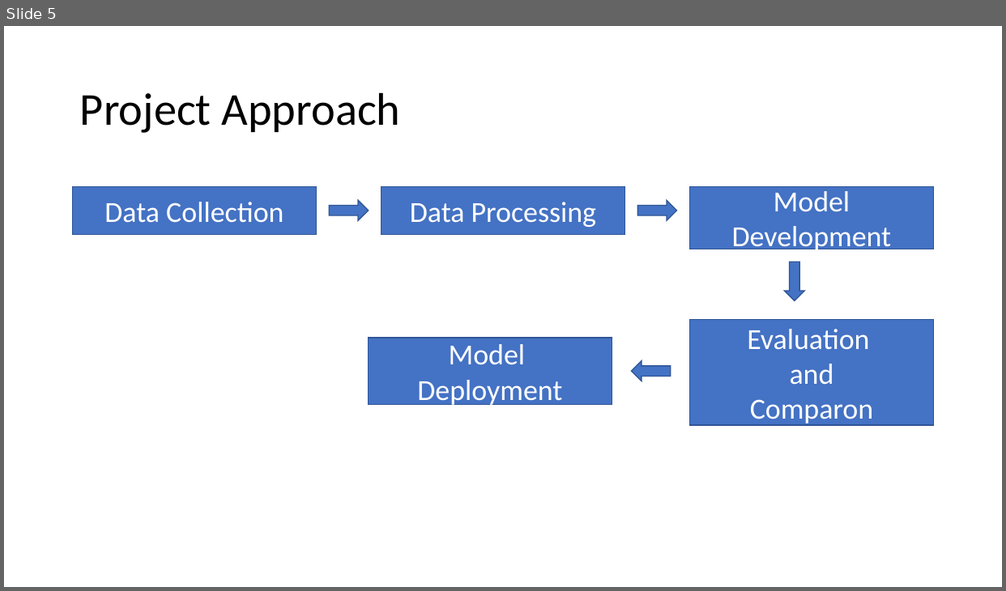
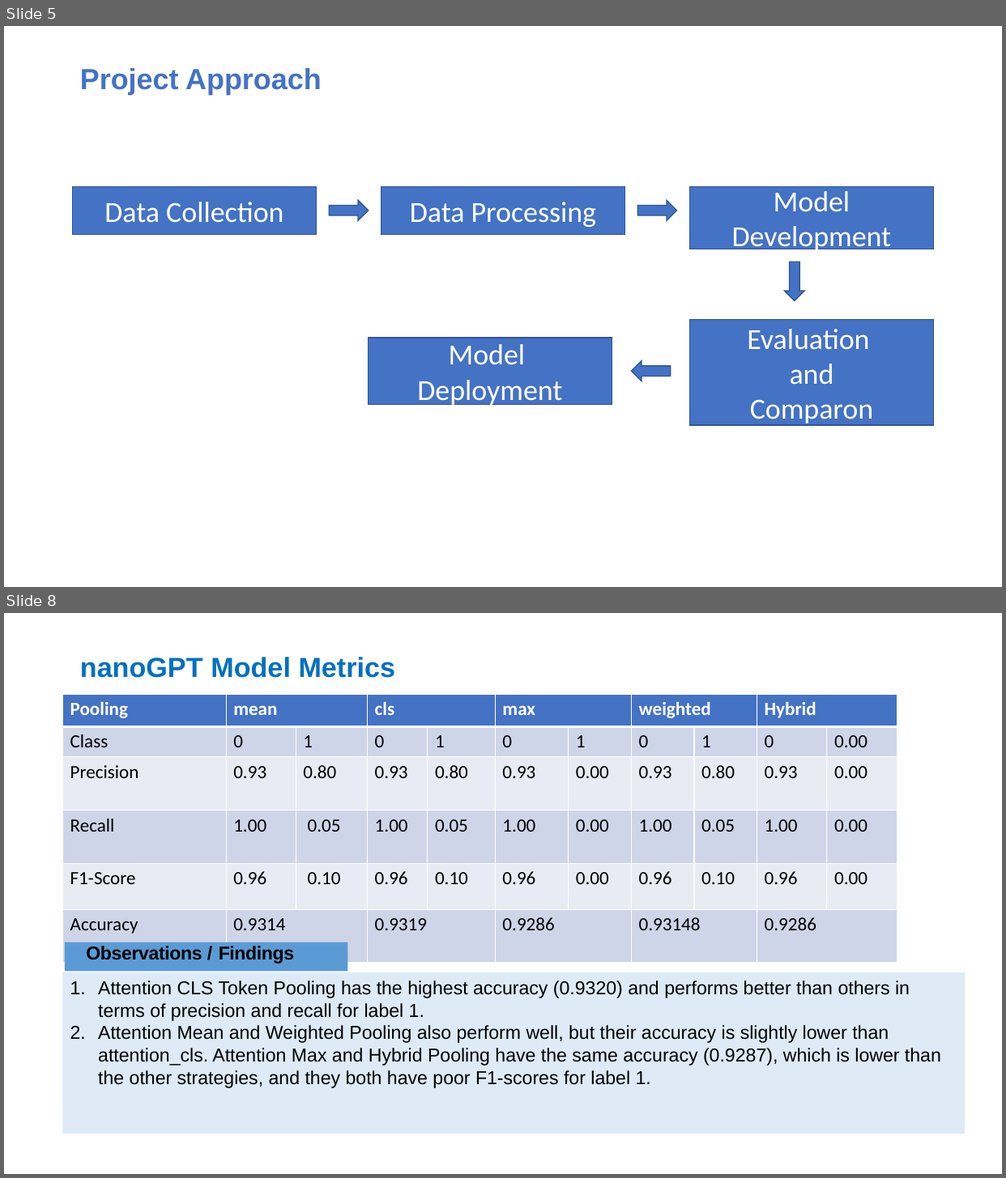
Before and after one commit to samson12193/xLSTM_Hate_Speech_Detector, a slide deck: Data Glacier Internship.pptx. Shown one above the other, each under a label of ours: slide 5 before the commit, slides 5 and 8 after it; the slides between them are not shown. The pictures are 1006x591 and 1006x1178 pixels, drawn with LibreOffice and Linux fonts; fonts in the diff are those of the drawing. Boxes give left, top, right and bottom in pixels: in the first picture for what was removed or moved away, otherwise in the second. Text is boxed around its words. In the diff, an @@ line names an element or a change of style, - is before the commit and + after.

```diff
--- a/Data Glacier Internship.pptx
+++ b/Data Glacier Internship.pptx
@@ slide 8 added at [4,613,1002,1174], background #FFFFFF @@
@@ title added at [80,657,395,678], 26.6 pt, text #0070C0, bold @@
+nanoGPT Model Metrics
@@ table added at [62,695,897,937], 6 rows, 11 columns @@
+Pooling | mean |  | cls |  | max |  | weighted |  | Hybrid | 
+Class | 0 | 1 | 0 | 1 | 0 | 1 | 0 | 1 | 0 | 0.00
+Precision | 0.93 | 0.80 | 0.93 | 0.80 | 0.93 | 0.00 | 0.93 | 0.80 | 0.93 | 0.00
+Recall | 1.00 | 0.05 | 1.00 | 0.05 | 1.00 | 0.00 | 1.00 | 0.05 | 1.00 | 0.00
+F1-Score | 0.96 | 0.10 | 0.96 | 0.10 | 0.96 | 0.00 | 0.96 | 0.10 | 0.96 | 0.00
+Accuracy | 0.9314 |  | 0.9319 |  | 0.9286 |  | 0.93148 |  | 0.9286 | 
@@ rectangle added at [65,943,347,972], fill #5B9BD5, 18 pt, text #000000, bold @@
+Observations / Findings
@@ rectangle added at [62,973,965,1134], fill #5B9BD5 at 20% opacity, 18 pt, text #000000 @@
+1. Attention CLS Token Pooling has the highest accuracy (0.9320) and performs better than others in terms of precision and recall for label 1.
+2. Attention Mean and Weighted Pooling also perform well, but their accuracy is slightly lower than attention_cls. Attention Max and Hybrid Pooling have the same accuracy (0.9287), which is lower than the other strategies, and they both have poor F1-scores for label 1.
@@ slide 5 changed as well @@
@@ title "Project Approach" at [80,68,321,95]: size 44 to 28 pt, font Calibri to Arial, text colour #000000 to #4472C4, bold on @@
```
Also in this commit, not shown: 6 other slides changed, 6 other slides added, 1 slide removed.
